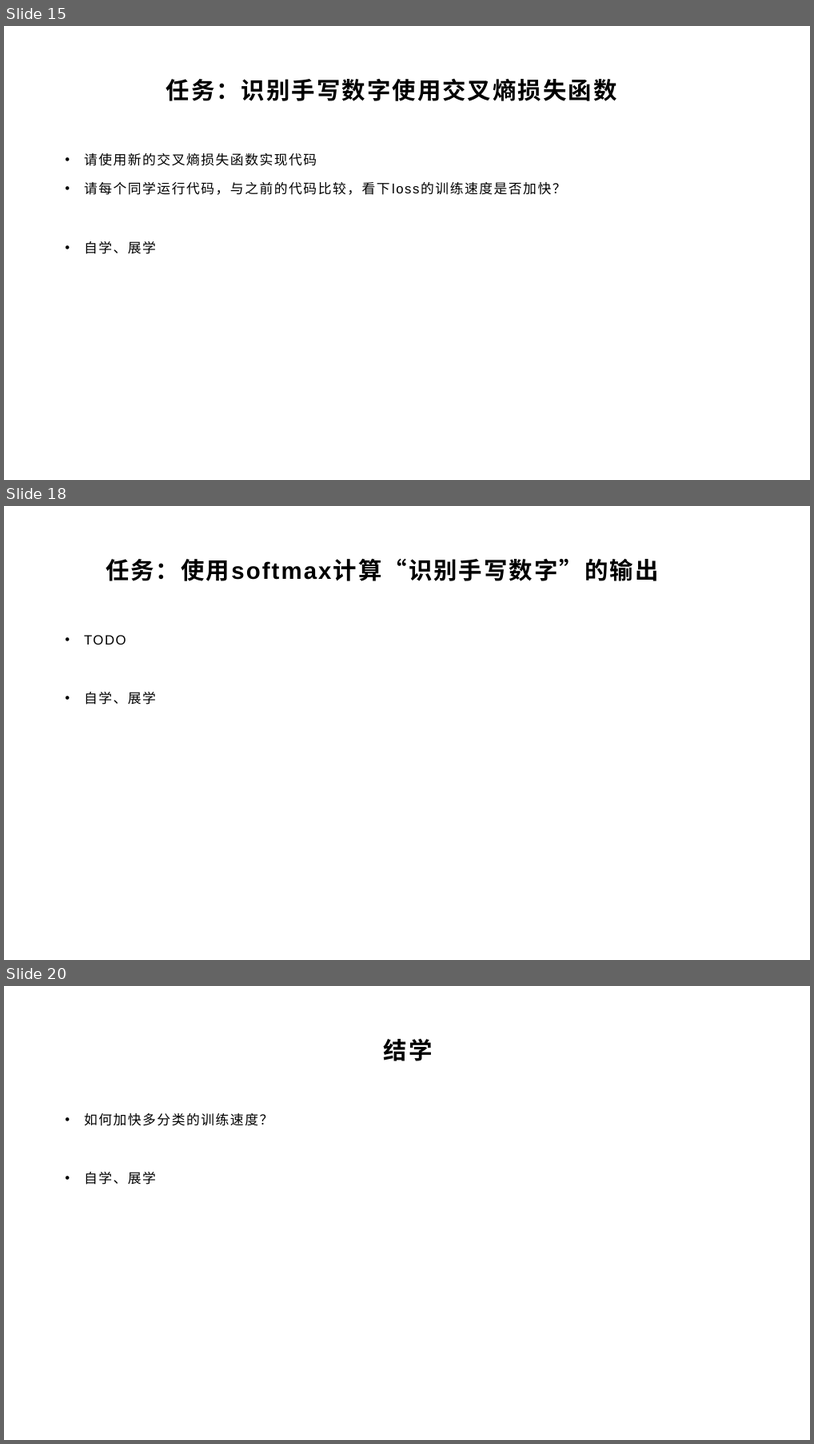
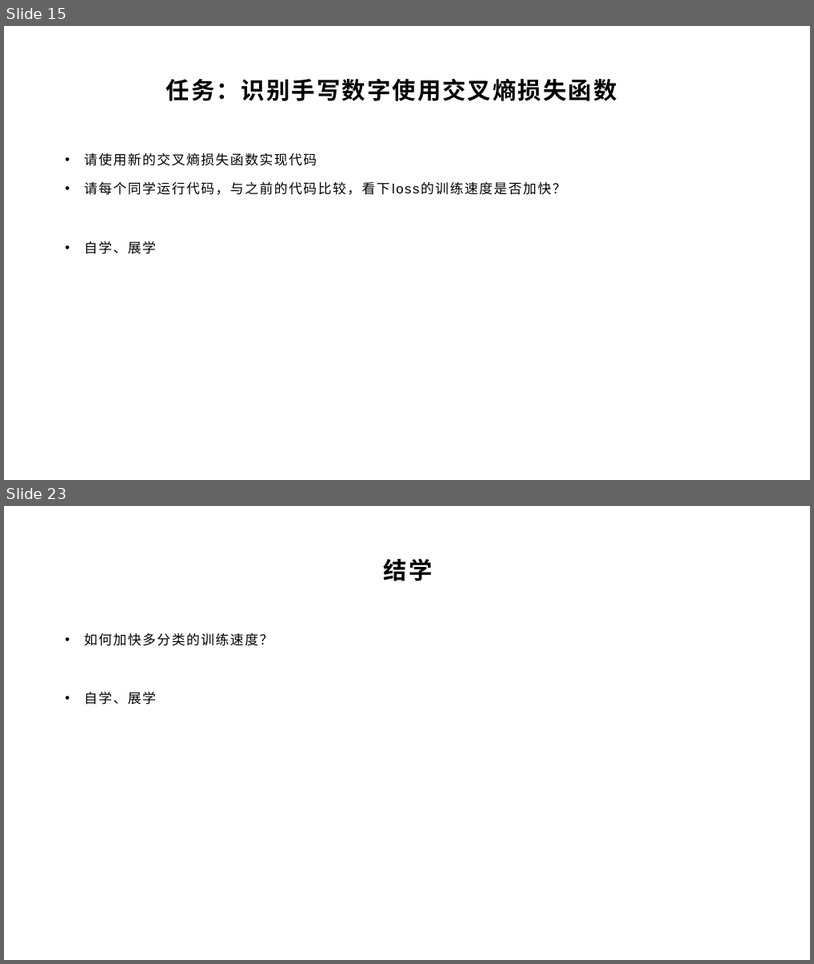
Before and after one commit to yyc-git/DeepLearningEdu, a slide deck: lessons/6_softmax/ppt/使用交叉熵损失函数和Softmax激活函数.pptx. Shown one above the other, each under a label of ours: slides 15, 18 and 20 before the commit, slides 15 and 23 after it; the slides between them are not shown. The pictures are 814x1444 and 814x964 pixels, drawn with LibreOffice and Linux fonts; fonts in the diff are those of the drawing; background and template pictures are left out. Boxes give left, top, right and bottom in pixels: in the first picture for what was removed or moved away, otherwise in the second. Text is boxed around its words. In the diff, an @@ line names an element or a change of style, - is before the commit and + after.

```diff
--- a/lessons/6_softmax/ppt/使用交叉熵损失函数和Softmax激活函数.pptx
+++ b/lessons/6_softmax/ppt/使用交叉熵损失函数和Softmax激活函数.pptx
@@ slide 18 removed at [4, 506, 810, 960], background picture (left out) @@
@@ title removed at [106, 559, 658, 581] @@
-任务：使用softmax计算“识别手写数字”的输出
@@ text removed at [84, 635, 156, 704] @@
-• TODO
-• 自学、展学
@@ what was slide 20 is now slide 23 @@
```
Also in this commit, not shown: 4 slides changed, 4 slides added.
